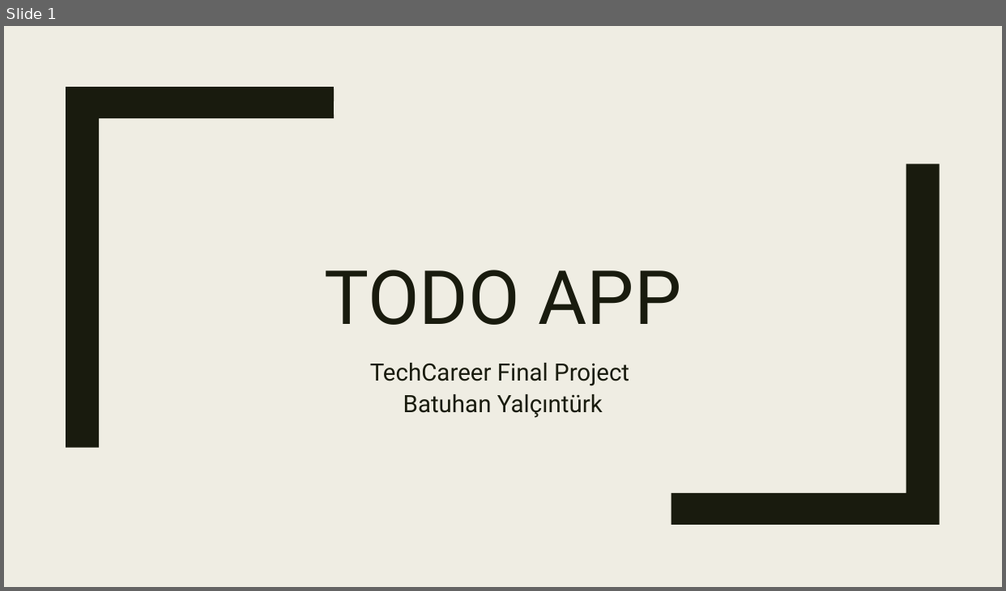
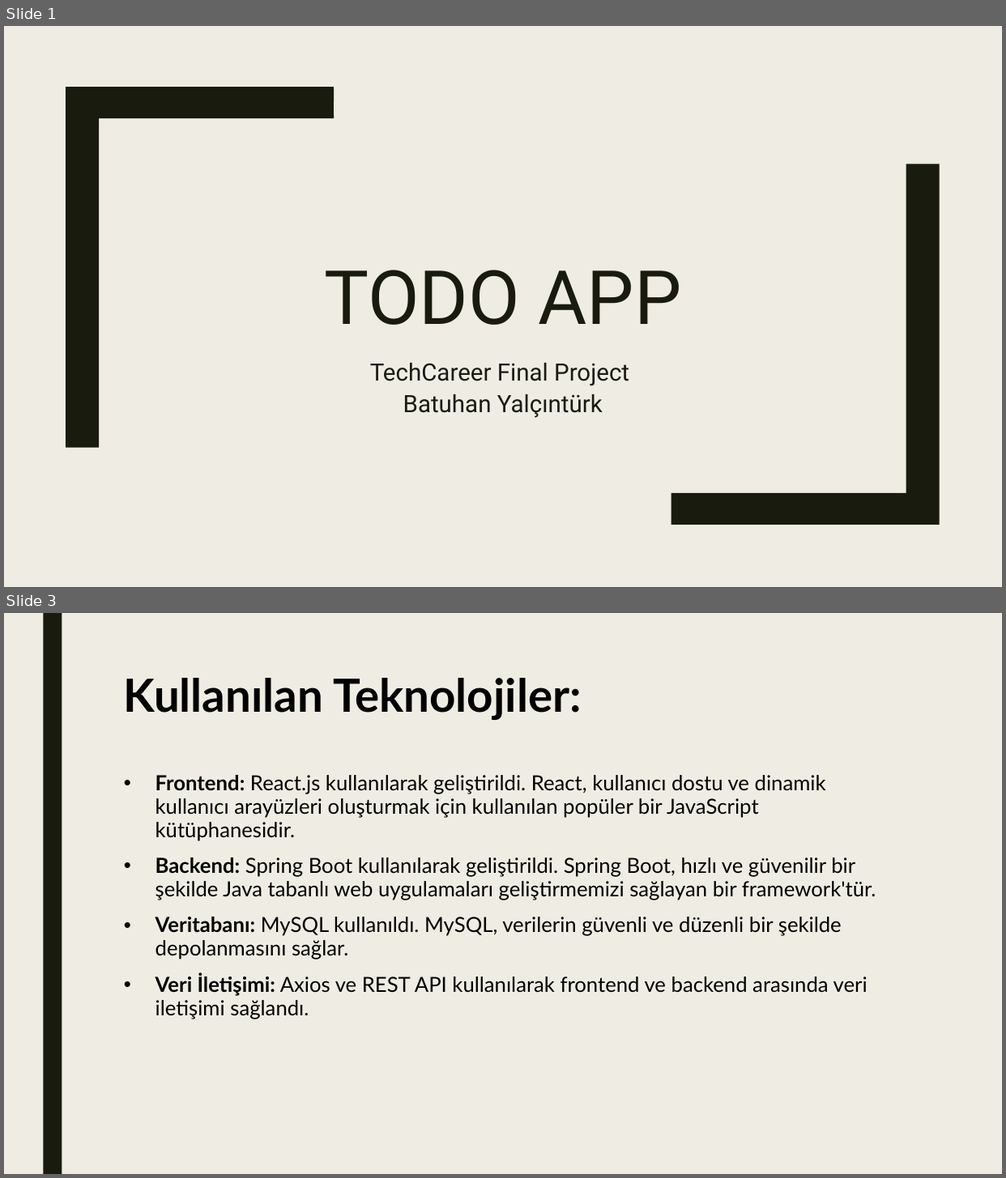
Before and after one commit to batuhanyalcinturk/TechCareer_Final_Project, a slide deck: TechCareer Final Project.pptx. Shown one above the other, each under a label of ours: slide 1 before the commit, slides 1 and 3 after it; the slides between them are not shown. The pictures are 1006x591 and 1006x1178 pixels, drawn with LibreOffice and Linux fonts; fonts in the diff are those of the drawing. Boxes give left, top, right and bottom in pixels: in the first picture for what was removed or moved away, otherwise in the second. Text is boxed around its words. In the diff, an @@ line names an element or a change of style, - is before the commit and + after.

Commit message:
Powerpoint Slide

```diff
--- a/TechCareer Final Project.pptx
+++ b/TechCareer Final Project.pptx
@@ slide 3 added at bbox=[4, 613, 1002, 1174], background #EFEDE3 @@
@@ rectangle added at bbox=[43, 613, 62, 1174], fill #191B0E @@
@@ title added at bbox=[124, 678, 581, 720], 44 pt, text #000000, bold @@
+Kullanılan Teknolojiler:
@@ text added at bbox=[155, 775, 876, 1020], 20 pt, text #000000 @@
+• Frontend: React.js kullanılarak geliştirildi. React, kullanıcı dostu ve dinamik kullanıcı arayüzleri oluşturmak için kullanılan popüler bir JavaScript kütüphanesidir.
+• Backend: Spring Boot kullanılarak geliştirildi. Spring Boot, hızlı ve güvenilir bir şekilde Java tabanlı web uygulamaları geliştirmemizi sağlayan bir framework'tür.
+• Veritabanı: MySQL kullanıldı. MySQL, verilerin güvenli ve düzenli bir şekilde depolanmasını sağlar.
+• Veri İletişimi: Axios ve REST API kullanılarak frontend ve backend arasında veri iletişimi sağlandı.
```
Also in this commit, not shown: 16 other slides added, 3 slides removed, 1 other file.
